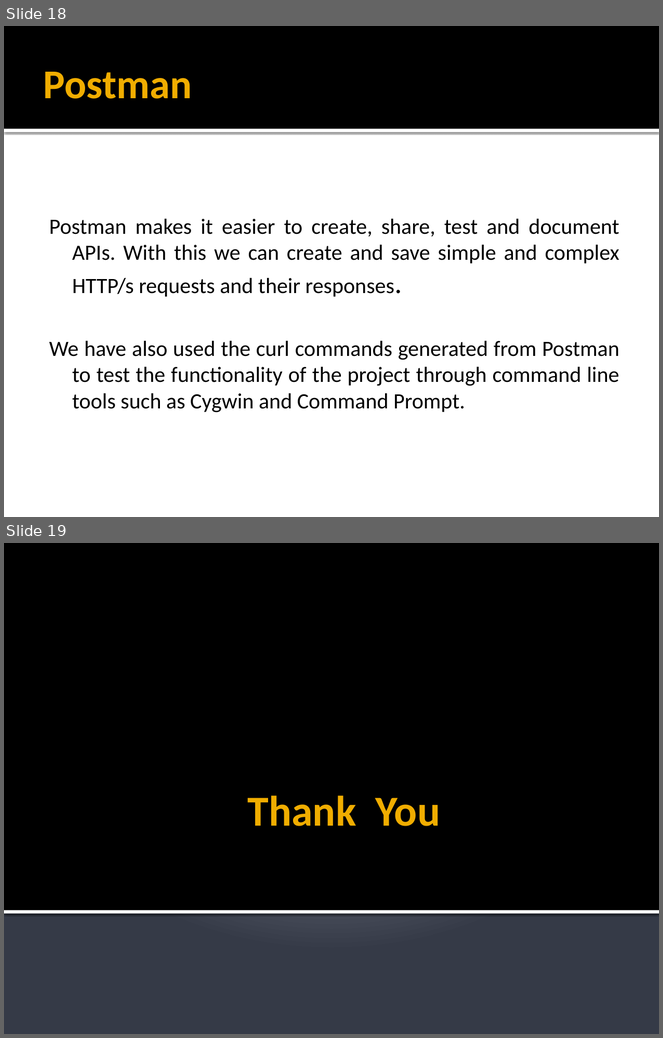
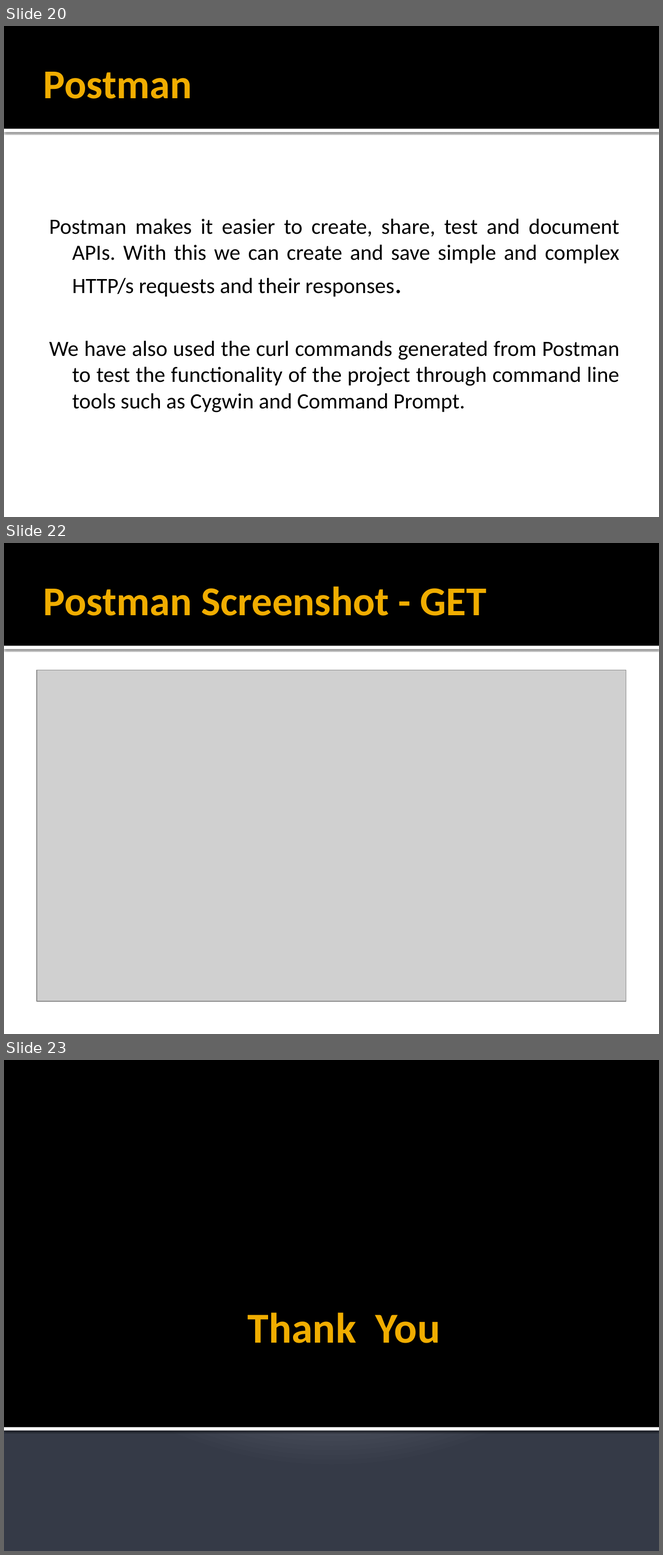
Before and after one commit to sfjbs13june/darsh, a slide deck: MiniProject/hospital-management-system/Hospital Management System By Darsh Jotangia.pptx. Shown one above the other, each under a label of ours: slides 18 and 19 before the commit, slides 20, 22 and 23 after it; the slides between them are not shown. The pictures are 663x1038 and 663x1555 pixels, drawn with LibreOffice and Linux fonts; fonts in the diff are those of the drawing; grey boxes stand for pictures. Boxes give left, top, right and bottom in pixels: in the first picture for what was removed or moved away, otherwise in the second. Text is boxed around its words. In the diff, an @@ line names an element or a change of style, - is before the commit and + after.

```diff
--- a/MiniProject/hospital-management-system/Hospital Management System By Darsh Jotangia.pptx
+++ b/MiniProject/hospital-management-system/Hospital Management System By Darsh Jotangia.pptx
@@ slide 22 added at <box>4,543,659,1034</box>, background #FFFFFF; not listed: 2 template elements that a slide beside it also shows @@
@@ title added at <box>44,586,487,616</box>, 45 pt, text #F0AD00, bold @@
+Postman Screenshot - GET
@@ picture added at <box>37,670,626,1002</box> @@
@@ what was slide 18 is now slide 20 @@
@@ what was slide 19 is now slide 23 @@
```
Also in this commit, not shown: 3 other slides added, 1 other file.
